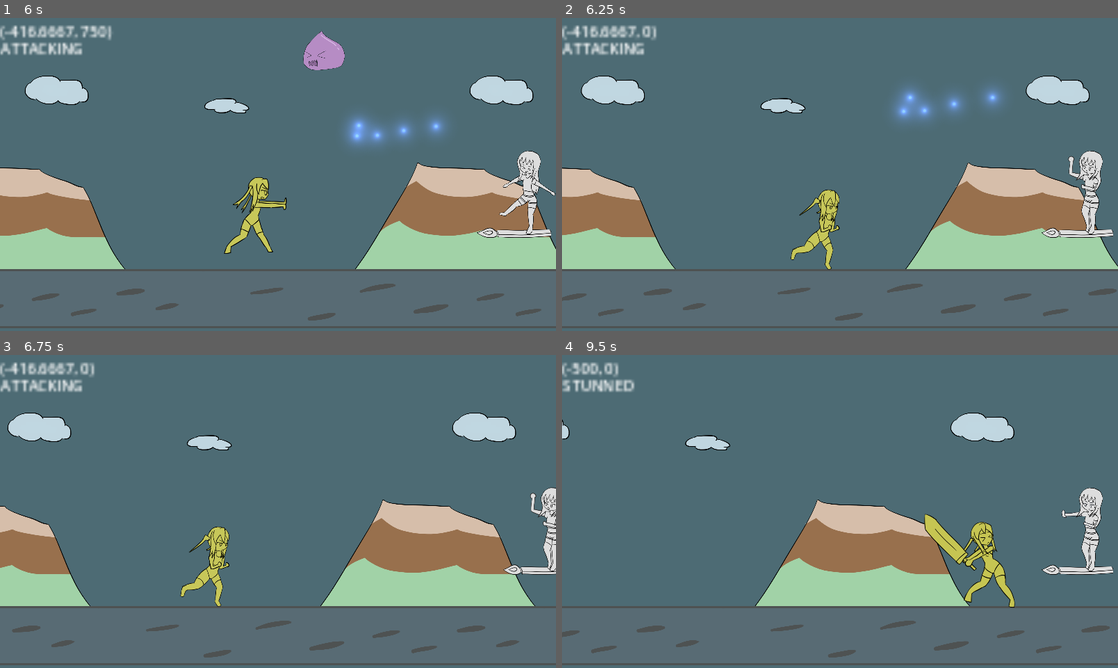
Above: before the commit, frames 1-4 (two rows, left to right).
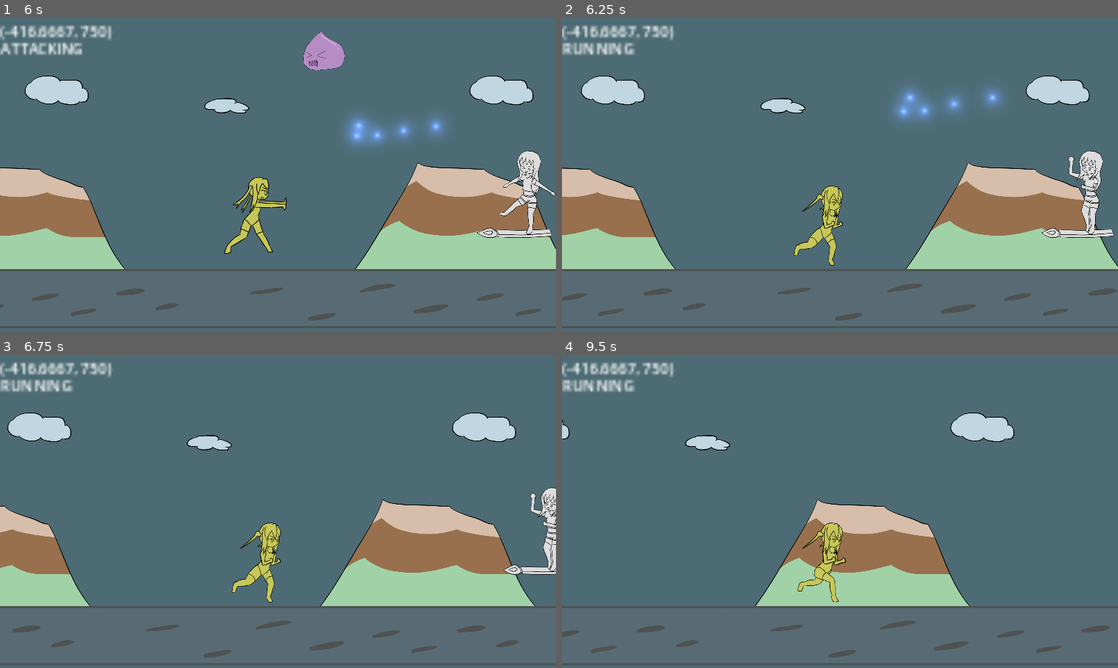
Above: after the commit, the same moments.

Repository: BeatMil/Animurun
Game: Godot game, scene res://scenes/forest.tscn
Same seed, same stepped clock (60 frames per second), same inputs: the game is played once before the commit and once after it.
Inputs:
- Up to frame 1 (6 s): hold L (attack) 0.53-1.28 s; hold D (move_right) 0.53-2.03 s; tap Space (jump) at 0.77, 1.52, 3.02, 3.77, 4.52 s; tap J (block) at 0.8, 1.35, 3.05, 5.3, 5.85 s; tap K (dodge) at 1.55, 3.8, 4.35 s; hold A (move_left) 2.03-2.78 s; hold K (dodge) 2.03-2.78 s; tap L (attack) at 2.3, 2.85, 4.55 s; hold D (move_right) 2.78-4.28 s; hold J (block) 3.53-4.28 s; hold A (move_left) 4.28-5.03 s; hold D (move_right) 5.03-5.78 s; hold L (attack) 5.03-5.78 s; hold A (move_left) from 5.78 s (still down)
- Up to frame 2 (6.25 s): keep holding A (move_left); tap Space (jump) at 6.02 s; tap K (dodge) at 6.05 s
- Up to frame 3 (6.75 s): keep holding A (move_left); hold K (dodge) from 6.53 s (still down)
- Up to frame 4 (9.5 s): tap Space (jump) at 6.77, 7.52, 9.02 s; tap L (attack) at 6.8, 7.35, 9.05 s; release A (move_left) at 7.28 s; release K (dodge) at 7.28 s; hold D (move_right) from 7.28 s (still down); tap J (block) at 7.55 s; hold J (block) 8.03-8.78 s; tap K (dodge) at 8.3, 8.85 s

Frame 1 is identical in both runs. In frame 2, 1.2% of the frame differs, in the area x 0-51%, y 2-81%; in frame 3, 2.2%; in frame 4, 4.1%, in the area x 0-100%, y 2-81%.

Commit message:
Fix state bug; super_hit to running

Diff:
--- a/scripts/chiichan.gd
+++ b/scripts/chiichan.gd
@@ -242,7 +242,18 @@
 
 
 func _on_animation_player_animation_finished(anim_name):
-	if anim_name in ["attack01", "hurt", "block", "block_impact", "attack01_2", "dodge", "sword_deflect", "parry_success"]:
+	if anim_name in [
+		"attack01",
+		"hurt",
+		"block",
+		"block_impact",
+		"attack01_2",
+		"dodge",
+		"sword_deflect",
+		"parry_success",
+		"super_hit_hand",
+		"super_hit"
+		]:
 		state = States.RUNNING
 		anim_player.play("run")
 
